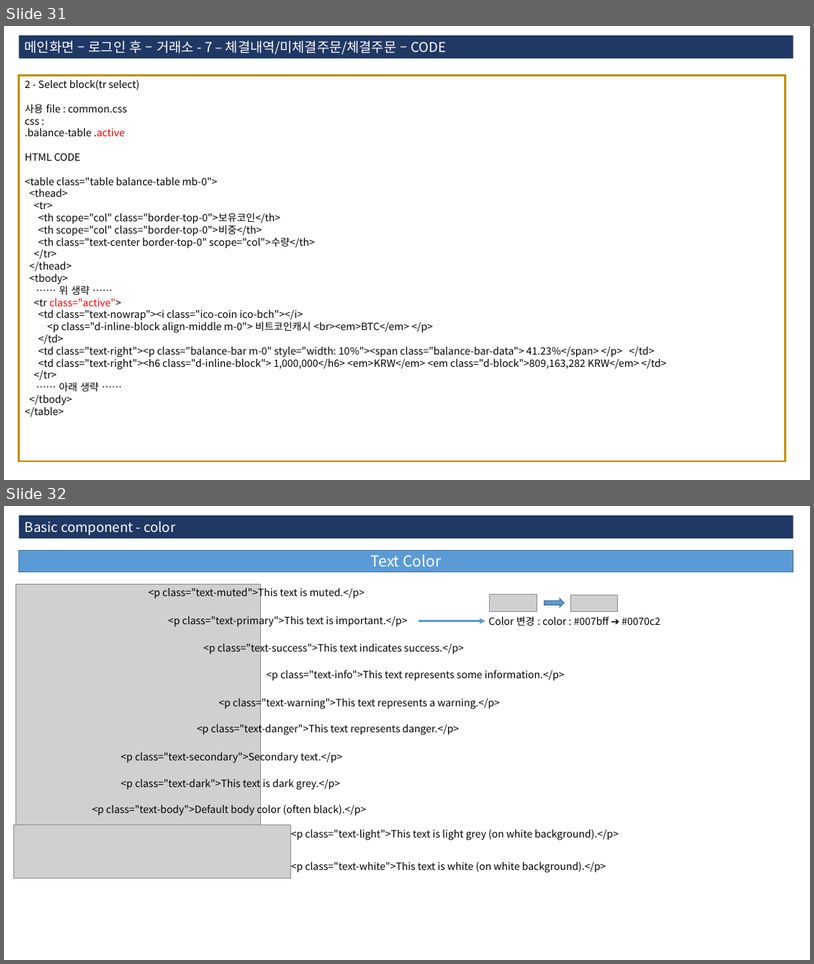
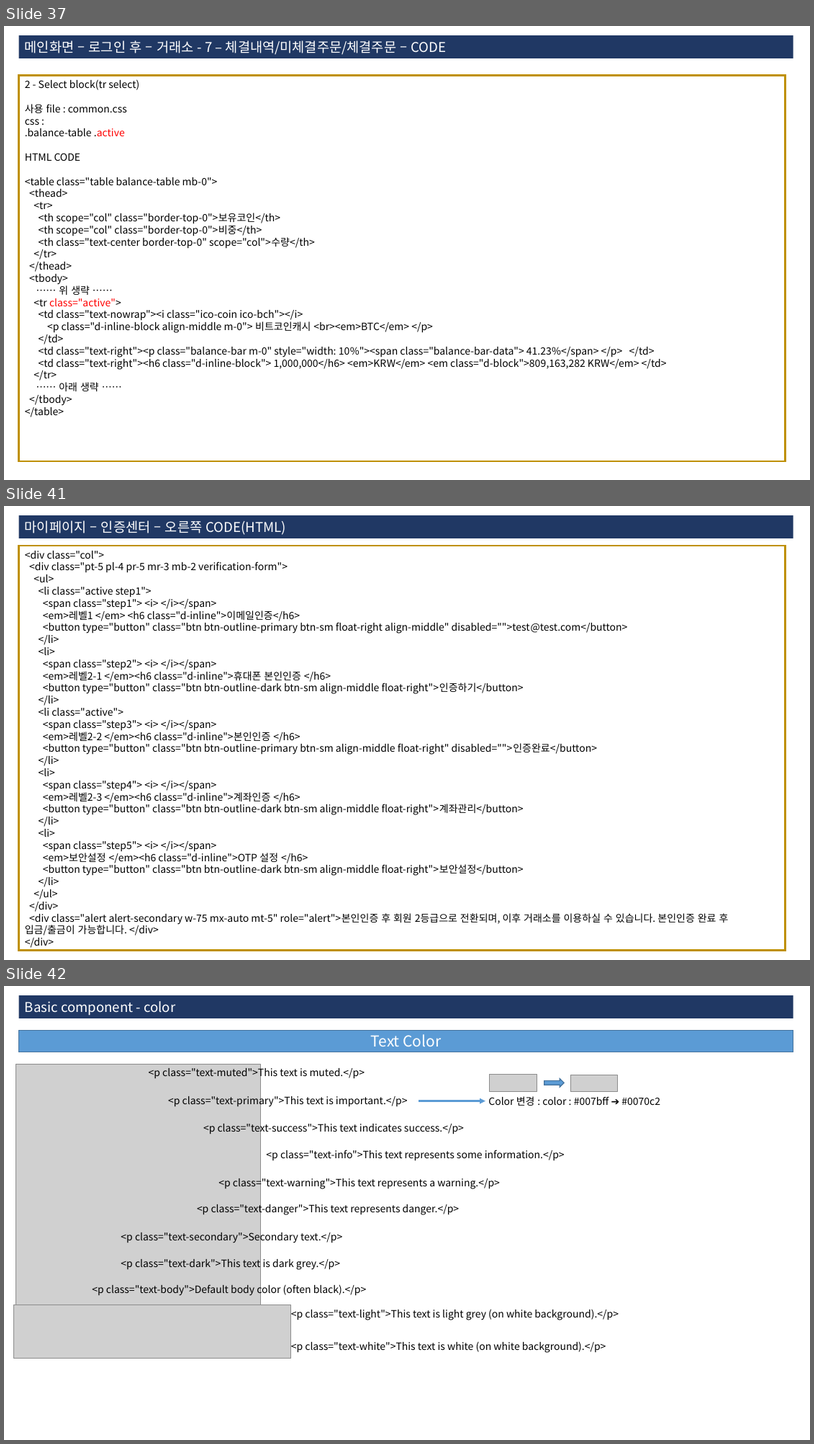
Before and after one commit to 3dwebart/html-publish, a slide deck: web/data/guide.pptx. Shown one above the other, each under a label of ours: slides 31 and 32 before the commit, slides 37, 41 and 42 after it; the slides between them are not shown. The pictures are 814x964 and 814x1444 pixels, drawn with LibreOffice and Linux fonts; fonts in the diff are those of the drawing; grey boxes stand for pictures. Boxes give left, top, right and bottom in pixels: in the first picture for what was removed or moved away, otherwise in the second. Text is boxed around its words. In the diff, an @@ line names an element or a change of style, - is before the commit and + after.

```diff
--- a/web/data/guide.pptx
+++ b/web/data/guide.pptx
@@ slide 41 added at (x1=4, y1=506, x2=810, y2=960), background #FFFFFF @@
@@ rectangle added at (x1=19, y1=515, x2=794, y2=538), fill #203864, 16 pt, text #FFFFFF @@
+마이페이지 – 인증센터 – 오른쪽 CODE(HTML)
@@ rectangle added at (x1=19, y1=546, x2=786, y2=950), fill #FFFFFF, outline #BF9000 2.25 pt, 12 pt, text #000000 @@
+<div class="col">
+<div class="pt-5 pl-4 pr-5 mr-3 mb-2 verification-form">
+<ul>
+<li class="active step1">
+<span class="step1"> <i> </i></span>
+<em>레벨1 </em> <h6 class="d-inline">이메일인증</h6>
+<button type="button" class="btn btn-outline-primary btn-sm float-right align-middle" disabled="">test@test.com</button>
+</li>
+<li>
+<span class="step2"> <i> </i></span>
+<em>레벨2-1 </em><h6 class="d-inline">휴대폰 본인인증 </h6>
+<button type="button" class="btn btn-outline-dark btn-sm align-middle float-right">인증하기</button>
+</li>
+<li class="active">
+<span class="step3"> <i> </i></span>
+<em>레벨2-2 </em><h6 class="d-inline">본인인증 </h6>
+<button type="button" class="btn btn-outline-primary btn-sm align-middle float-right" disabled="">인증완료</button>
+</li>
+<li>
+<span class="step4"> <i> </i></span>
+<em>레벨2-3 </em><h6 class="d-inline">계좌인증 </h6>
+<button type="button" class="btn btn-outline-dark btn-sm align-middle float-right">계좌관리</button>
+</li>
+<li>
+<span class="step5"> <i> </i></span>
+<em>보안설정 </em><h6 class="d-inline">OTP 설정 </h6>
+<button type="button" class="btn btn-outline-dark btn-sm align-middle float-right">보안설정</button>
+</li>
+</ul>
+</div>
+<div class="alert alert-secondary w-75 mx-auto mt-5" role="alert">본인인증 후 회원 2등급으로 전환되며, 이후 거래소를 이용하실 수 있습니다. 본인인증 완료 후 입금/출금이 가능합니다. </div>
+</div>
@@ what was slide 31 is now slide 37 @@
@@ what was slide 32 is now slide 42 @@
```
Also in this commit, not shown: 8 slides changed, 10 other slides added, 3 other files.
